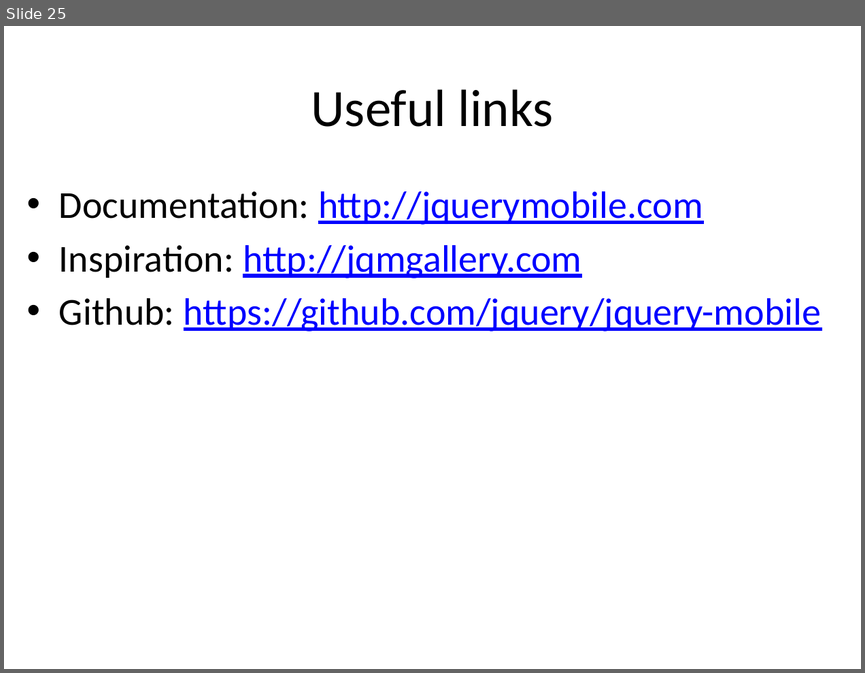
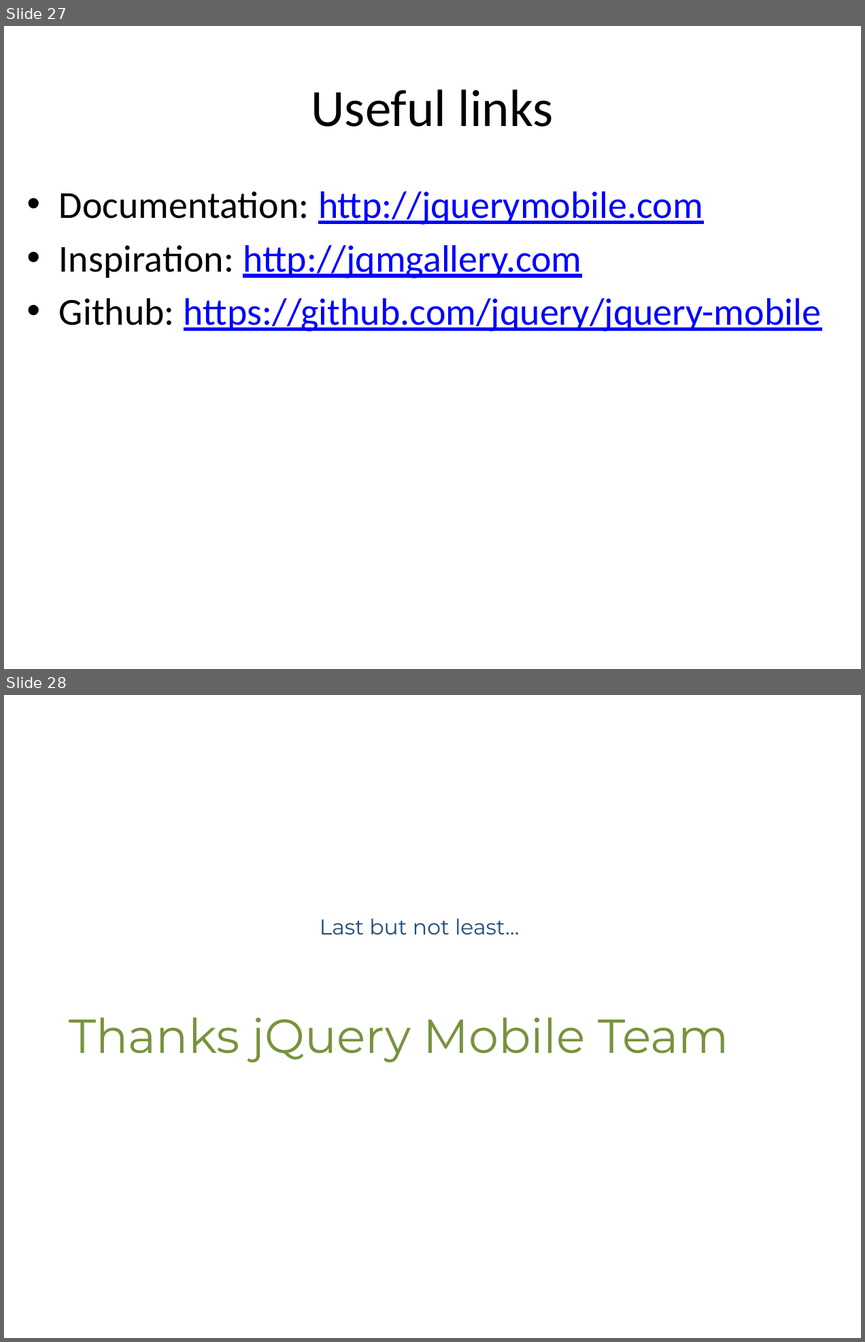
Before and after one commit to pdb2009/hvn-geolocation, a slide deck: documents/jQuery Mobile.pptx. Shown one above the other, each under a label of ours: slide 25 before the commit, slides 27 and 28 after it. The pictures are 865x673 and 865x1342 pixels, drawn with LibreOffice and Linux fonts; fonts in the diff are those of the drawing. Boxes give left, top, right and bottom in pixels: in the first picture for what was removed or moved away, otherwise in the second. Text is boxed around its words. In the diff, an @@ line names an element or a change of style, - is before the commit and + after.

```diff
--- a/documents/jQuery Mobile.pptx
+++ b/documents/jQuery Mobile.pptx
@@ slide 28 added at (x1=4, y1=695, x2=861, y2=1338), background #FFFFFF @@
@@ text added at (x1=320, y1=918, x2=519, y2=934), 18 pt, text #1F497D @@
+Last but not least…
@@ text added at (x1=69, y1=1017, x2=729, y2=1062), 40 pt, text #77933C @@
+Thanks jQuery Mobile Team
@@ what was slide 25 is now slide 27 @@
```
Also in this commit, not shown: 3 slides changed, 2 other slides added.
